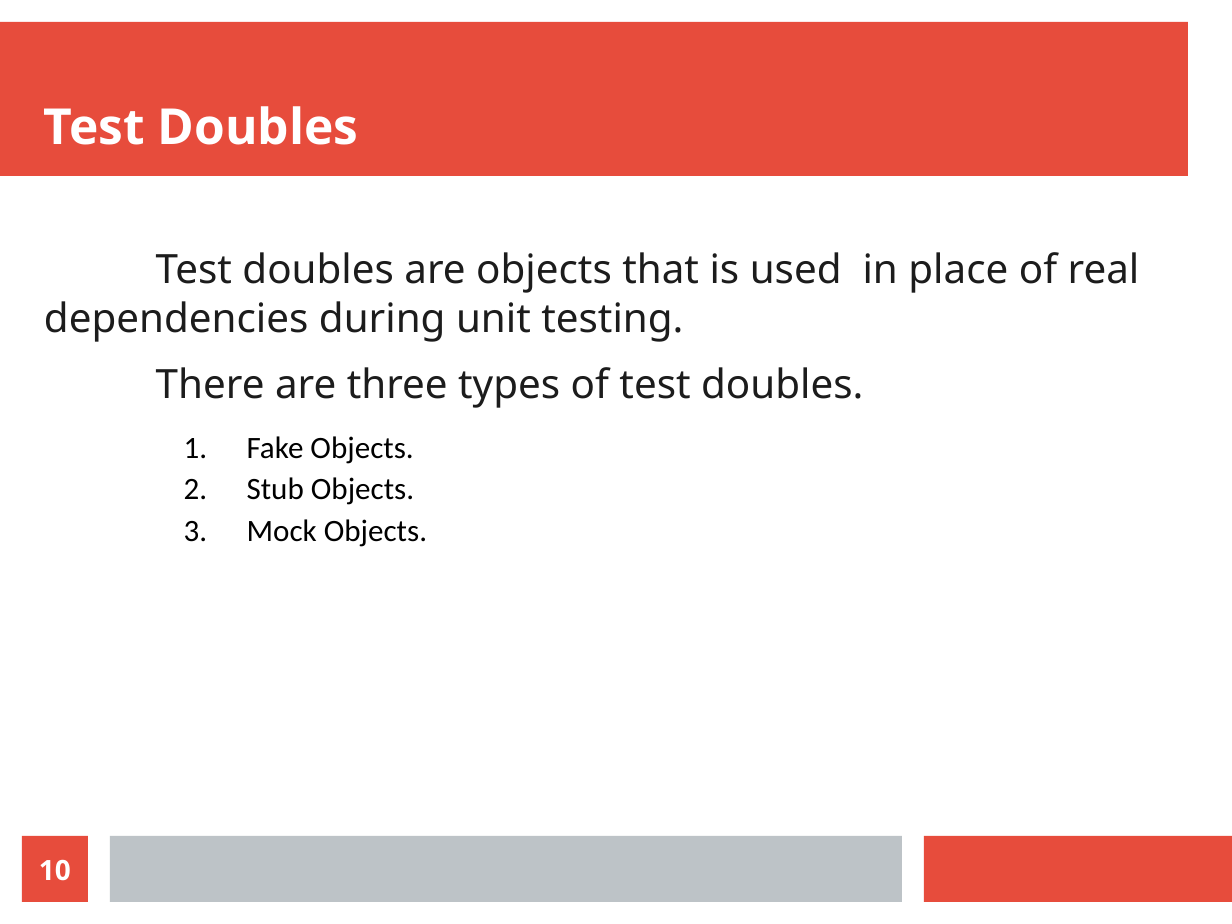
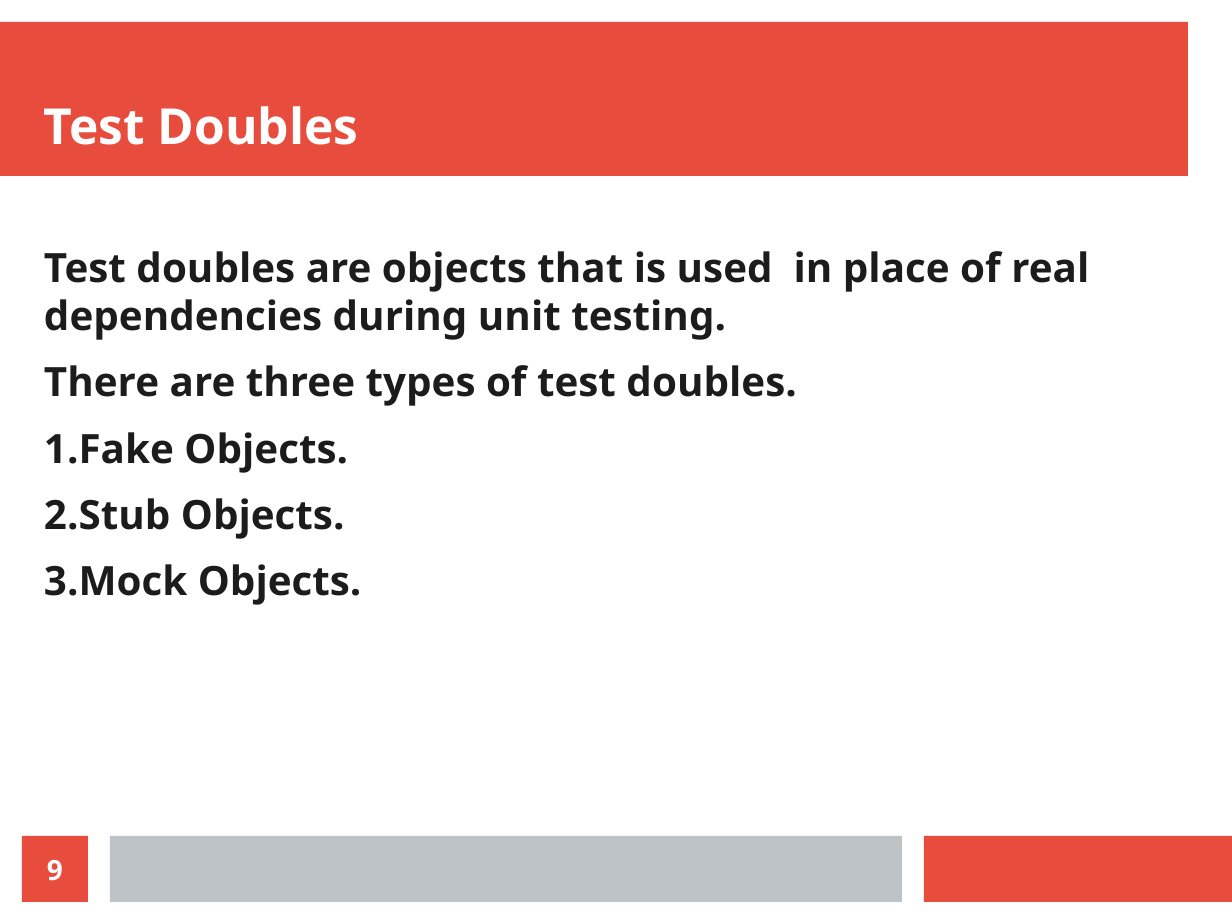
Before and after one commit to DineshArumug/Visteon_JUnit, a slide deck: slide 9 of Unit testing'.odp (slide 10 before the commit). Drawn at 1232x924 pixels with LibreOffice and Linux fonts; fonts in the diff are those of the drawing. Boxes give left, top, right and bottom in pixels: in the first picture for what was removed or moved away, otherwise in the second. Text is boxed around its words. In the diff, an @@ line names an element or a change of style, - is before the commit and + after.

```diff
--- a/Unit testing'.odp
+++ b/Unit testing'.odp
@@ text at [44, 251, 1089, 406]: bold on in "Test doubles are objects that is used ...", "There are three types of test doubles." @@
@@ text at [44, 432, 362, 605]: text changed; size 20 to 26 pt; font Calibri to Noto Sans; text colour #000000 to #1C1C1C; bold on @@
-    1. Fake Objects.
-    2. Stub Objects.
-    3. Mock Objects.
+1.Fake Objects.
+2.Stub Objects.
+3.Mock Objects.
@@ page number at [47, 860, 63, 881]: text changed @@
-10
+9
```
Also in this commit, not shown: 11 other slides changed, 1 slide removed, 2 other files.
